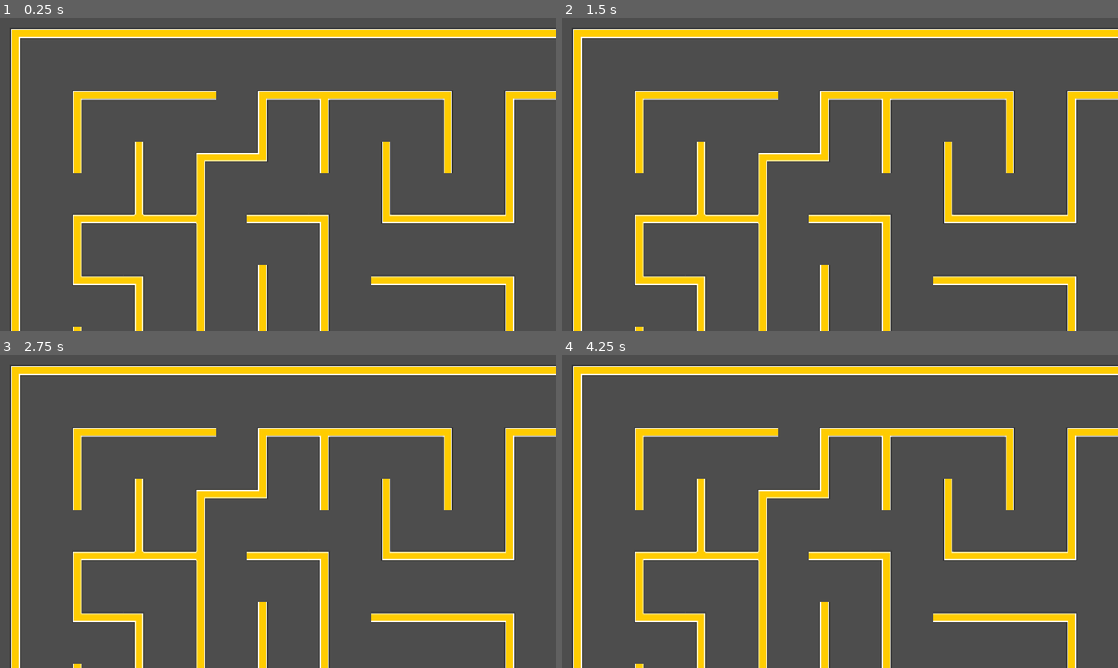
Above: before the commit, frames 1-4 (two rows, left to right).
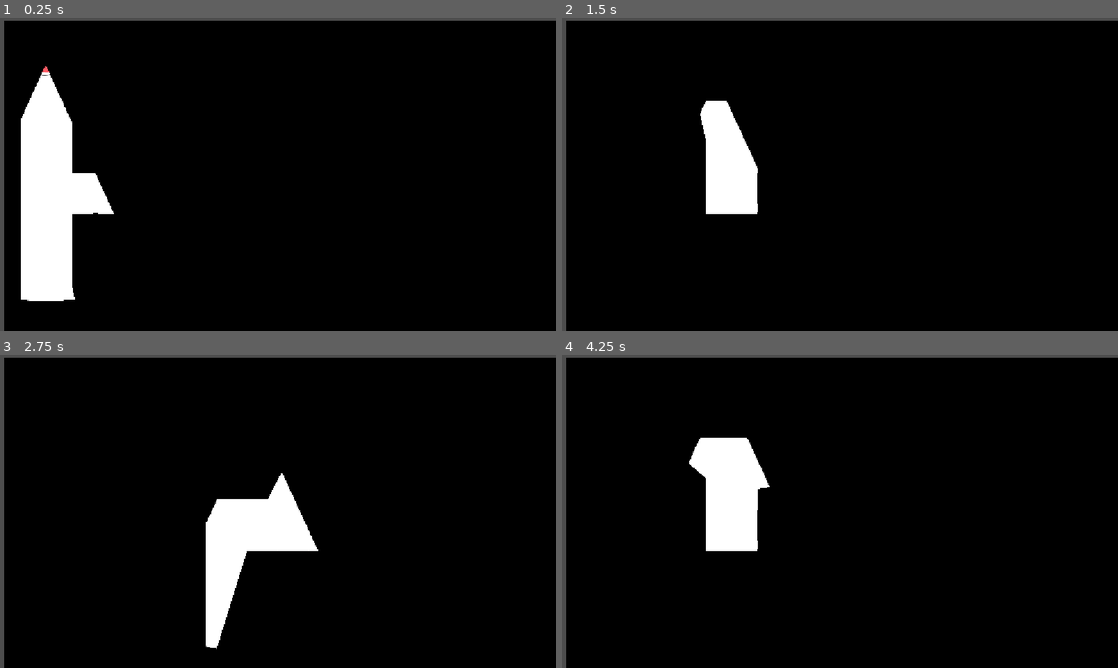
Above: after the commit, the same moments.

Repository: PauCape/a-map-will-be-useful
Game: Godot game, scene res://Scenes/Map_1.tscn
Two runs of this game, one before a commit and one after it. Both use one fixed random seed, a clock stepped at 60 frames per second and the inputs below. The project has no main scene, so this scene is started directly.
Inputs:
- Up to frame 1 (0.25 s): no input
- Up to frame 2 (1.5 s): tap Enter at 0.5 s; hold Right (ui_right) 0.53-1.28 s; hold Down (ui_down) from 1.28 s (still down)
- Up to frame 3 (2.75 s): tap Space at 2 s; release Down (ui_down) at 2.03 s; hold Right (ui_right) from 2.03 s (still down)
- Up to frame 4 (4.25 s): release Right (ui_right) at 2.78 s; hold Up (ui_up) 2.78-3.53 s; tap Enter at 3.5 s; hold Left (ui_left) from 3.53 s (still down)

The runs differ from the first frame. In frame 1, 98% of the frame differs, in the area x 0-100%, y 0-100%; in frame 2, 98%; in frame 3, 98%; in frame 4, 98%.

Commit message:
Luz_1
Primer intento medio exitosos de crear un cono de luz que interaccione con las paredes.

Diff:
--- a/Scenes/Map_1.tscn
+++ b/Scenes/Map_1.tscn
@@ -1,9 +1,22 @@
 [gd_scene format=4 uid="uid://ceouocdnoaqd4"]
 
 [ext_resource type="TileSet" uid="uid://buadn2o00hh2m" path="res://Tile Set/Mapa-Base.tres" id="1_cvgc8"]
+[ext_resource type="Texture2D" uid="uid://bthowbpktbhl0" path="res://Assets/Imagenes_chustas/Cuadrado_Blanco.png" id="1_sq1f4"]
+[ext_resource type="PackedScene" uid="uid://b7siv2kt8xglh" path="res://Scenes/player.tscn" id="3_2b12q"]
 
 [node name="Node2D" type="Node2D" unique_id=1393286268]
+
+[node name="CuadradoBlanco" type="Sprite2D" parent="." unique_id=1947764051]
+position = Vector2(732, 986.5)
+scale = Vector2(1.3407408, 1.8138889)
+texture = ExtResource("1_sq1f4")
 
 [node name="TileMapLayer" type="TileMapLayer" parent="." unique_id=1497144596]
 tile_map_data = PackedByteArray("AAABAAAABAAEAAkAAAACAAAABAAEAAkAAAADAAAABAAEAAkAAAAEAAAABAAEAAkAAAAFAAAABAAEAAkAAAAGAA …(5920 unchanged characters)…
 tile_set = ExtResource("1_cvgc8")
+
+[node name="CanvasModulate" type="CanvasModulate" parent="." unique_id=1741256016]
+color = Color(0, 0, 0, 1)
+
+[node name="Node2D" parent="." unique_id=194931162 instance=ExtResource("3_2b12q")]
+position = Vector2(94, 99)
--- a/Scenes/player.tscn
+++ b/Scenes/player.tscn
@@ -2,6 +2,7 @@
 
 [ext_resource type="Script" uid="uid://dokh5a7evt4n7" path="res://Scripts/player.gd" id="1_cvnsp"]
 [ext_resource type="Texture2D" uid="uid://be1n5sjscxsnb" path="res://Assets/Player/red_character.png" id="1_v0iea"]
+[ext_resource type="Texture2D" uid="uid://c3idtdacqe27x" path="res://Assets/Imagenes_chustas/Cono_luz.png" id="2_6t5aa"]
 
 [sub_resource type="CircleShape2D" id="CircleShape2D_cg6o3"]
 radius = 23.021729
@@ -10,6 +11,15 @@
 motion_mode = 1
 script = ExtResource("1_cvnsp")
 
+[node name="Node2D" type="Node2D" parent="." unique_id=2011805195]
+scale = Vector2(1.025, 1)
+
+[node name="PointLight2D" type="PointLight2D" parent="Node2D" unique_id=124251821]
+position = Vector2(0.97560984, 221.00002)
+scale = Vector2(0.5194219, 0.5185185)
+shadow_enabled = true
+texture = ExtResource("2_6t5aa")
+
 [node name="Sprite2D" type="Sprite2D" parent="." unique_id=941526004]
 texture_filter = 1
 texture = ExtResource("1_v0iea")
--- a/Tile Set/Mapa-Base.tres
+++ b/Tile Set/Mapa-Base.tres
@@ -1,6 +1,21 @@
 [gd_resource type="TileSet" format=3 uid="uid://buadn2o00hh2m"]
 
 [ext_resource type="Texture2D" uid="uid://b3lf3oq115uhg" path="res://Assets/mapPack_spritesheet.png" id="1_568r5"]
+
+[sub_resource type="OccluderPolygon2D" id="OccluderPolygon2D_568r5"]
+polygon = PackedVector2Array(-11.142609, -32, -10.968506, 10.794399, 32, 10.794399, 32, -10.794399, 11.142609, -10.6202965, 11.142609, -32)
+
+[sub_resource type="OccluderPolygon2D" id="OccluderPolygon2D_vq6vf"]
+polygon = PackedVector2Array(-10.968506, -32, -11.316711, 32, 11.142609, 32, 11.142609, -32)
+
+[sub_resource type="OccluderPolygon2D" id="OccluderPolygon2D_esbxf"]
+polygon = PackedVector2Array(-32, -11.142609, 32, -11.316711, 32, 10.794399, 10.968506, 10.968502, 11.142609, 32, -10.794403, 32, -10.794403, 10.968502, -32, 10.794399)
+
+[sub_resource type="OccluderPolygon2D" id="OccluderPolygon2D_k20qu"]
+polygon = PackedVector2Array(32, -11.006992, -11.006996, -10.908716, -11.10527, 32, 11.203545, 32, 11.006996, 11.105274, 32, 11.006996)
+
+[sub_resource type="OccluderPolygon2D" id="OccluderPolygon2D_xt73e"]
+polygon = PackedVector2Array(-32, -10.968506, 32, -11.142609, 32, 10.794399, -32, 11.142605)
 
 [sub_resource type="TileSetAtlasSource" id="TileSetAtlasSource_vq6vf"]
 texture = ExtResource("1_568r5")
@@ -133,6 +148,7 @@
 2:9/0 = 0
 3:9/0 = 0
 4:9/0 = 0
+4:9/0/occlusion_layer_0/polygon_0/polygon = SubResource("OccluderPolygon2D_xt73e")
 4:9/0/physics_layer_0/polygon_0/points = PackedVector2Array(-32, -11.056133, 32, -10.859579, 32, 11.1544075, -32, 10.859577)
 5:9/0 = 0
 6:9/0 = 0
@@ -146,8 +162,10 @@
 1:10/0 = 0
 2:10/0 = 0
 3:10/0 = 0
+3:10/0/occlusion_layer_0/polygon_0/polygon = SubResource("OccluderPolygon2D_568r5")
 3:10/0/physics_layer_0/polygon_0/points = PackedVector2Array(-10.908718, 10.663025, 32, 10.761303, 32, -11.20142, 10.908714, -10.859579, 10.949425, -32, -10.81044, -32)
 4:10/0 = 0
+4:10/0/occlusion_layer_0/polygon_0/polygon = SubResource("OccluderPolygon2D_vq6vf")
 4:10/0/physics_layer_0/polygon_0/points = PackedVector2Array(-10.794403, -32, -11.142609, 32, 10.968506, 32, 10.794395, -32)
 5:10/0 = 0
 6:10/0 = 0
@@ -162,6 +180,7 @@
 2:11/0 = 0
 3:11/0 = 0
 4:11/0 = 0
+4:11/0/occlusion_layer_0/polygon_0/polygon = SubResource("OccluderPolygon2D_esbxf")
 4:11/0/physics_layer_0/polygon_0/points = PackedVector2Array(-32, -10.707348, 32, -10.707348, 32, 11.229656, 10.44619, 11.055553, 10.794395, 32, -11.142609, 32, -10.968506, 11.229656, -32, 11.403767)
 5:11/0 = 0
 6:11/0 = 0
@@ -189,6 +208,7 @@
 2:13/0 = 0
 3:13/0 = 0
 4:13/0 = 0
+4:13/0/occlusion_layer_0/polygon_0/polygon = SubResource("OccluderPolygon2D_k20qu")
 4:13/0/physics_layer_0/polygon_0/points = PackedVector2Array(32, -10.859579, -11.203548, -10.957857, -11.203548, 32, 11.3018265, 32, 11.10527, 11.1544075, 32, 11.1544075)
 5:13/0 = 0
 6:13/0 = 0
@@ -201,5 +221,6 @@
 
 [resource]
 tile_size = Vector2i(64, 64)
+occlusion_layer_0/light_mask = 1
 physics_layer_0/collision_layer = 1
 sources/4 = SubResource("TileSetAtlasSource_vq6vf")
Binary file added: Assets/Imagenes_chustas/Cono_luz.png
Not shown, added: Assets/Imagenes_chustas/Cono_luz.png.import
Binary file added: Assets/Imagenes_chustas/Cuadrado negro.png
Not shown, added: Assets/Imagenes_chustas/Cuadrado negro.png.import
Binary file added: Assets/Imagenes_chustas/Cuadrado_Blanco.png
Not shown, added: Assets/Imagenes_chustas/Cuadrado_Blanco.png.import
Binary file added: Assets/Imagenes_chustas/formas-de-cono-2d-sólo-blanco-y-negro-para-coloración-preescolar-comparación-dibujo-doodle-1397895717.jpg
Not shown, added: Assets/Imagenes_chustas/formas-de-cono-2d-sólo-blanco-y-negro-para-coloración-preescolar-comparación-dibujo-doodle-1397895717.jpg.import
